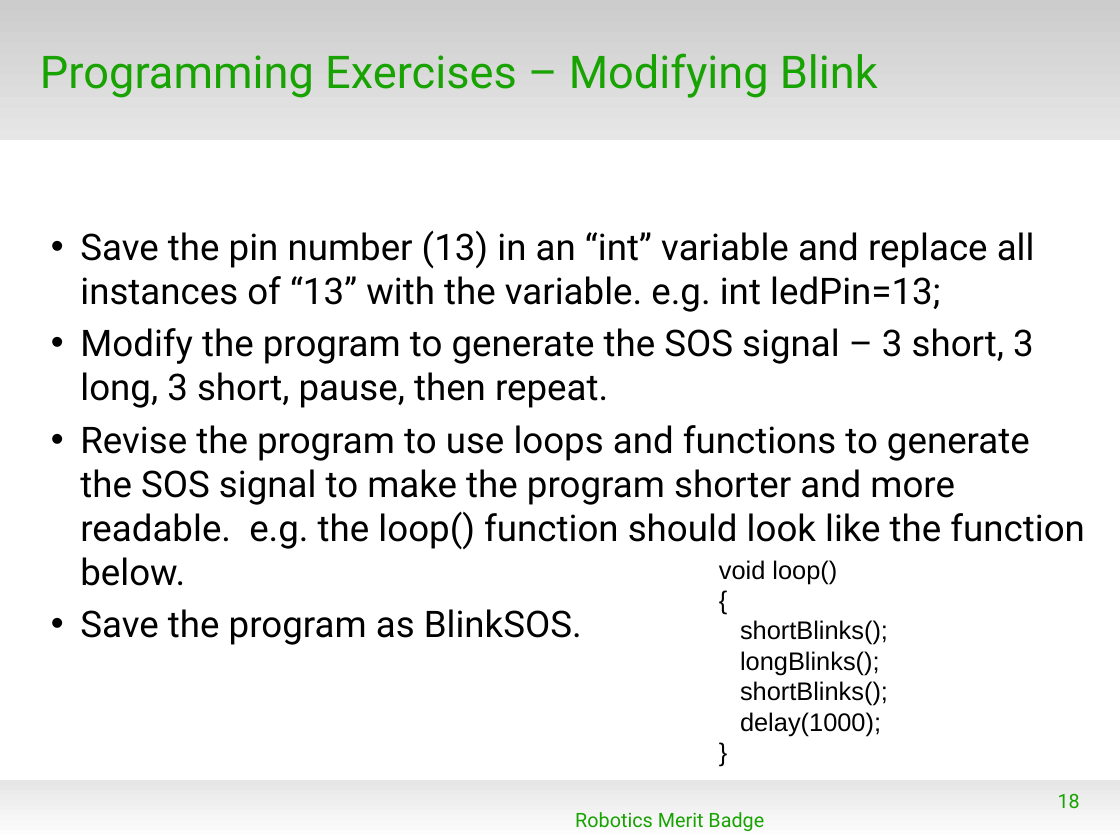
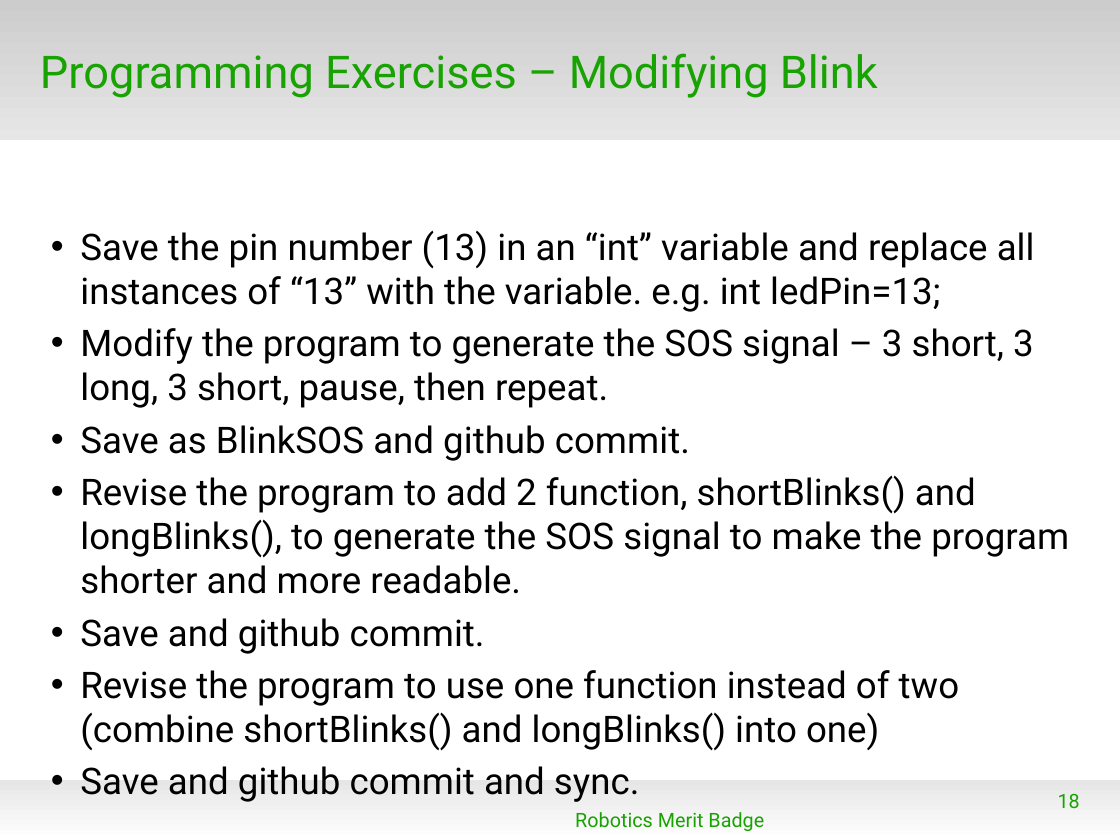
Before and after one commit to spiderman-2099/RoboticsMB, a slide deck: slide 18 of doc/RMB_Session1.odp. Drawn at 1120x840 pixels with LibreOffice and Linux fonts; fonts in the diff are those of the drawing; background and template pictures are left out. Boxes give left, top, right and bottom in pixels: in the first picture for what was removed or moved away, otherwise in the second. Text is boxed around its words. In the diff, an @@ line names an element or a change of style, - is before the commit and + after.

```diff
--- a/doc/RMB_Session1.odp
+++ b/doc/RMB_Session1.odp
@@ text at (80, 425, 1069, 750): text changed @@
-• Revise the program to use loops and functions to generate the SOS signal to make the program shorter and more readable. e.g. the loop() function should look like the function below.
-• Save the program as BlinkSOS.
+• Save as BlinkSOS and github commit.
+• Revise the program to add 2 function, shortBlinks() and longBlinks(), to generate the SOS signal to make the program shorter and more readable.
+• Save and github commit.
+• Revise the program to use one function instead of two (combine shortBlinks() and longBlinks() into one)
+• Save and github commit and sync.
@@ text removed at (719, 560, 888, 736) @@
-void loop()
-{
-shortBlinks();
-longBlinks();
-shortBlinks();
-delay(1000);
-}
```
Also in this commit, not shown: 2 slides added, 5 other files.
